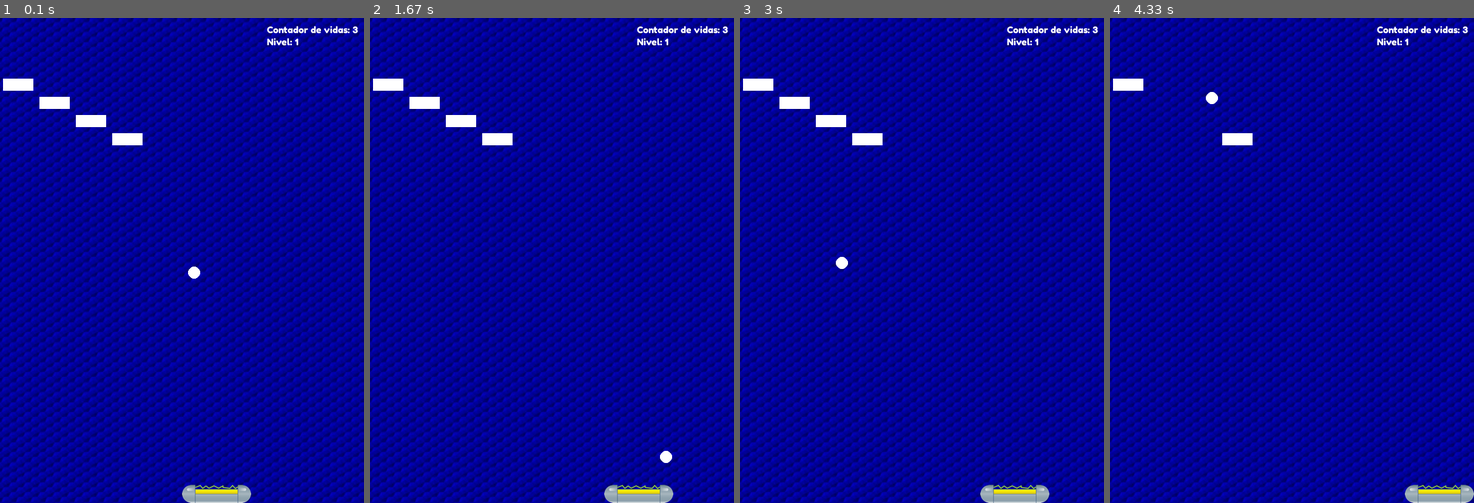
Above: before the commit, frames 1-4 (left to right).
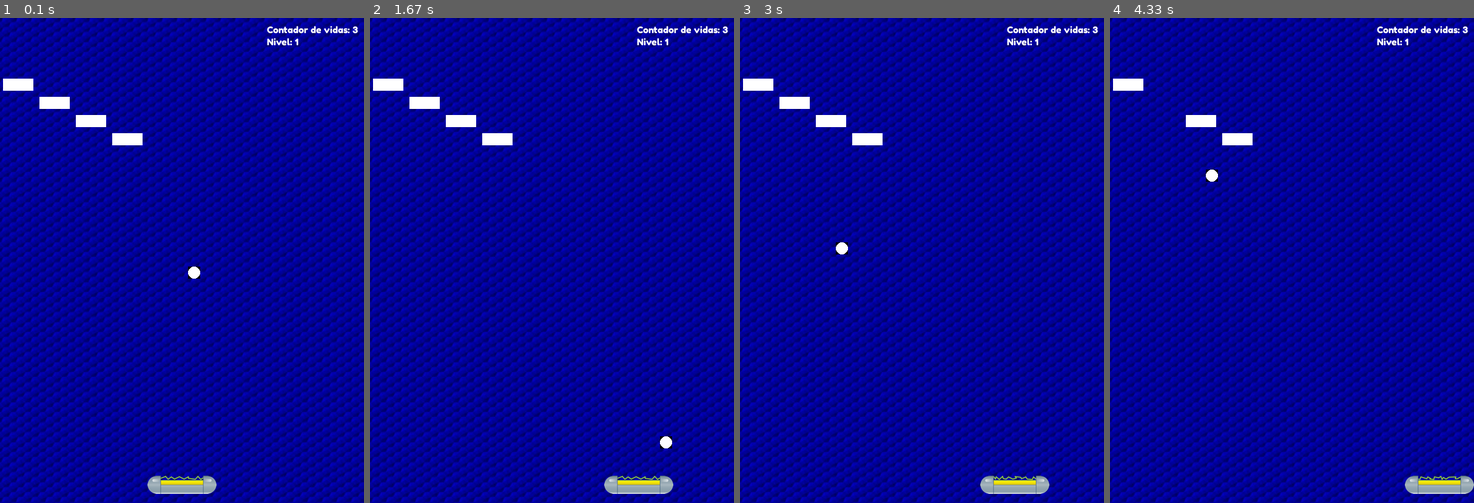
Above: after the commit, the same moments.

Repository: jdmejia92/Py_Game
Game: pygame game, started from main.py
The game is run twice, just before and just after one commit, with the same random seed, the same clock (stepped at 60 frames per second) and the same inputs.
Inputs:
- Up to frame 1 (0.1 s): no input
- Up to frame 2 (1.67 s): hold Right 0.33-0.8 s; hold Right 0.83-1.3 s; hold Left from 1.33 s (still down)
- Up to frame 3 (3 s): release Left at 1.87 s; hold Left 1.9-2.3 s; hold Right 2.33-2.97 s
- Up to frame 4 (4.33 s): hold Left 3-3.47 s; hold Right 3.5-3.97 s; hold Right from 4 s (still down)

The runs differ from the first frame. In frame 1, 1.1% of the frame differs, in the area x 40-69%, y 51-100%; in frame 2, 1.1%; in frame 3, 1.1%; in frame 4, 1.3%, in the area x 20-100%, y 15-100%.

Commit message:
Uso de los sprites

Diff:
--- a/arkanoid/entities.py
+++ b/arkanoid/entities.py
@@ -1,57 +1,41 @@
 import pygame as pg
 import random as rd
+from arkanoid import FPS
 
-
-class Vigneta:
-    def __init__(self, padre, x, y, ancho, alto, color = (255, 255, 255)):
+class Vigneta(pg.sprite.Sprite):
+    def __init__(self, padre):
+        super().__init__()
         self.padre = padre
-        self.x = x
-        self.y = y
-        self.color = color
-        self.ancho = ancho
-        self.alto = alto
-        self.vx = 0
-        self.vy = 0
-
-    @property
-    def xcentro(self):
-        return self.x + self.ancho // 2
-
-    @property
-    def ycentro(self):
-        return self.y + self.alto // 2
-
-    def dibujar(self):
-        pass
-
-    def mover(self):
-        pass
 
     def intersecta(self, otro) -> bool:
 
-        if self.ancho > otro.ancho:
+        if self.rect.w > otro.rect.w:
             menor_ancho = otro
             mayor_ancho = self
         else:
             menor_ancho = self
             mayor_ancho = otro
 
-        if self.alto > otro.alto:
+        if self.rect.h > otro.rect.h:
             menor_alto = otro
             mayor_alto = self
         else:
             menor_alto = self
             mayor_alto = otro
 
-        return (menor_ancho.x in range(mayor_ancho.x, mayor_ancho.x + mayor_ancho.ancho) or \
-                menor_ancho.x + menor_ancho.ancho in range(mayor_ancho.x, mayor_ancho.x + mayor_ancho.ancho)) and \
-               (menor_alto.y in range(mayor_alto.y, mayor_alto.y + mayor_alto.alto) or \
-                menor_alto.y + menor_alto.alto in range(mayor_alto.y, mayor_alto.y + mayor_alto.alto))
+        return (menor_ancho.rect.left in range(mayor_ancho.rect.left, mayor_ancho.rect.right) or \
+                menor_ancho.rect.right in range(mayor_ancho.rect.left, mayor_ancho.rect.right)) and \
+               (menor_alto.rect.top in range(mayor_alto.rect.top, mayor_alto.rect.bottom) or \
+                menor_alto.rect.bottom in range(mayor_alto.rect.top, mayor_alto.rect.bottom))
 
 
 class Ladrillo(Vigneta):
-    def dibujar(self):
-        pg.draw.rect(self.padre, self.color, (self.x, self.y, self.ancho, self.alto))
+    def __init__(self, x, y, ancho, alto, color=(255, 255, 255)):
+        super().__init__(None)
+        self.image = pg.Surface((ancho, alto))
+        self.rect = self.image.get_rect(x=x, y=y)
+        pg.draw.rect(self.image, color, (0, 0, ancho, alto))
+
 
     def comprobarToque(self, bola):
         if self.intersecta(bola):
@@ -60,61 +44,82 @@
 
         return False
 
+
 class Raqueta(Vigneta):
-    def __init__(self, padre, x, y):
-        self.imagen = pg.image.load("resources/images/electric00.png")
-        self.rect = self.imagen.get_rect()
-        super().__init__(padre, x, y, self.rect.w, self.rect.h)
+    def __init__(self, centrox, centroy, padre):
+        super().__init__(padre)
+        self.images = []
+        for i in range(3):
+            self.images.append(pg.image.load(f"resources/images/electric0{i}.png"))
+        self.imagen_activa = 0
+        self.frecuencia_cambio = 10
+        self.contador_frames = 0
+
+        self.image = self.images[self.imagen_activa]
+        self.rect = self.image.get_rect(centerx = centrox, centery = centroy)
         self.vx = 5
 
-    def dibujar(self):
-        self.padre.blit(self.imagen, (self.x, self.y))
 
-    def mover(self):
+    def update(self):
+        self.contador_frames += 1
+        if self.contador_frames == self.frecuencia_cambio:
+            self.imagen_activa += 1
+            if self.imagen_activa >= len(self.images):
+               self.imagen_activa = 0
+
+            self.contador_frames = 0
+
+            self.image = self.images[self.imagen_activa]
+
         teclas = pg.key.get_pressed()
         if teclas[pg.K_LEFT]:
-            self.x -= self.vx
+            self.rect.x -= self.vx
         if teclas[pg.K_RIGHT]:
-            self.x += self.vx
+            self.rect.x += self.vx
 
-        if self.x <= 0:
-            self.x = 0
-        if self.x + self.ancho >= self.padre.get_width():
-            self.x = self.padre.get_width() - self.ancho
+        if self.rect.x <= 0:
+            self.rect.x = 0
+        if self.rect.right >= self.padre.get_width():
+            self.rect.right = self.padre.get_width()
+
+        #self.contador_frames += 1
+        #if (self.contador_frames % self.frecuencia_cambio == 0
+        #     self.imagen_activa = (self.imagen_activa + 1) % len(self.images)
+
+
 
 class Bola(Vigneta):
-    def __init__(self, padre, x, y, color = (255, 255, 255), radio = 10):
-        super().__init__(padre, x - radio, y - radio, 2 * radio, 2 * radio, color)
-        self.radio = radio
+    def __init__(self, centrox, centroy, padre, radio =10, color = (255, 255, 255)):
+        super().__init__(padre)
         self.vx = 4
         self.vy = 4
-        self.x_ini = x
-        self.y_ini = y
+        self.x_ini = centrox
+        self.y_ini = centroy
         self.esta_viva = True
 
+        self.image = pg.Surface((radio * 2, radio * 2))
+        pg.draw.circle(self.image, color, (radio, radio), radio)
+        self.rect = self.image.get_rect(center=(centrox, centroy))
+
     def reset(self):
-        self.x = self.x_ini
-        self.y = self.y_ini
+        self.rect.centerx = self.x_ini
+        self.rect.centery = self.y_ini
         self.vx = 4
         self.vy = 4
         self.esta_viva = True
 
-    def mover(self):
-        self.x += self.vx
-        self.y += self.vy
+    def update(self):
+        self.rect.x += self.vx
+        self.rect.y += self.vy
 
-        if self.x <= 0 or self.x >= self.padre.get_width() - self.ancho:
+        if self.rect.x <= 0 or self.rect.right >= self.padre.get_width():
             self.vx *= -1
 
-        if self.y <= 0:
+        if self.rect.y <= 0:
             self.vy *= -1
 
-        if self.y >= self.padre.get_height() - self.alto:
+        if self.rect.bottom >= self.padre.get_height():
             self.esta_viva = False
-
-
-    def dibujar(self):
-        pg.draw.circle(self.padre, self.color, (self.xcentro, self.ycentro), self.radio)
 
     def compruebaChoque(self, otro):
         if self.intersecta(otro):
--- a/arkanoid/escenas.py
+++ b/arkanoid/escenas.py
@@ -16,31 +16,31 @@
 class Partida(Escena):
     def __init__(self, pantalla):
         super().__init__(pantalla)
-        self.bola = Bola(self.pantalla, self.pantalla.get_width() // 2,
-                         self.pantalla.get_height() // 2)
-        self.raqueta = Raqueta(self.pantalla, self.pantalla.get_width()//2,
-                         self.pantalla.get_height() - 30)
+        self.bola = Bola(self.pantalla.get_width() // 2,
+                         self.pantalla.get_height() // 2, self.pantalla)
+        self.raqueta = Raqueta(self.pantalla.get_width()//2,
+                         self.pantalla.get_height() - 30, self.pantalla)
+
         self.fuente = pg.font.Font("resources/fonts/FredokaOne-Regular.ttf", 15)
         self.fondo = pg.image.load("resources/images/background.jpg")
-        self.ladrillos = []
-        self.todos = []
+        self.ladrillos = pg.sprite.Group()
+        self.todos = pg.sprite.Group()
         self.reset()
 
 
     def reset(self):
-        self.ladrillos = []
-        self.todos = []
-        self.todos.append(self.bola)
-        self.todos.append(self.raqueta)
+        self.ladrillos.empty()
+        self.todos.empty()
+        self.todos.add(self.bola, self.raqueta)
         self.contador_vidas = 3
 
 
     def crea_ladrillos(self, nivel):
         for col, fil in niveles[nivel]:
-            l = Ladrillo(self.pantalla, 5 + 60 * col, 100 + 30 * fil, 50, 20)
-            self.ladrillos.append(l)
+            l = Ladrillo(5 + 60 * col, 100 + 30 * fil, 50, 20)
+            self.ladrillos.add(l)
 
-        self.todos = self.todos + self.ladrillos
+        self.todos.add(self.ladrillos)
 
     def bucle_ppal(self) -> bool:
         nivel = 0
@@ -64,11 +64,9 @@
 
                 self.pantalla.blit(self.fondo, (0, 0))
 
-                for objeto in self.todos:
-                    objeto.mover()
+                self.todos.update()
 
                 self.bola.compruebaChoque(self.raqueta)
-
                 if not self.bola.esta_viva:
                     self.contador_vidas -= 1
                     self.bola.reset()
@@ -78,9 +76,7 @@
                         self.ladrillos.remove(ladrillo)
                         self.todos.remove(ladrillo)
 
-
-                for objeto in self.todos:
-                    objeto.dibujar()
+                self.todos.draw(self.pantalla)
 
                 texto_contador = self.fuente.render('Contador de vidas: ' + str(self.contador_vidas), True, (255, 255, 255))
                 texto_niveles = self.fuente.render('Nivel: ' + str(nivel + 1), True, (255, 255, 255))
